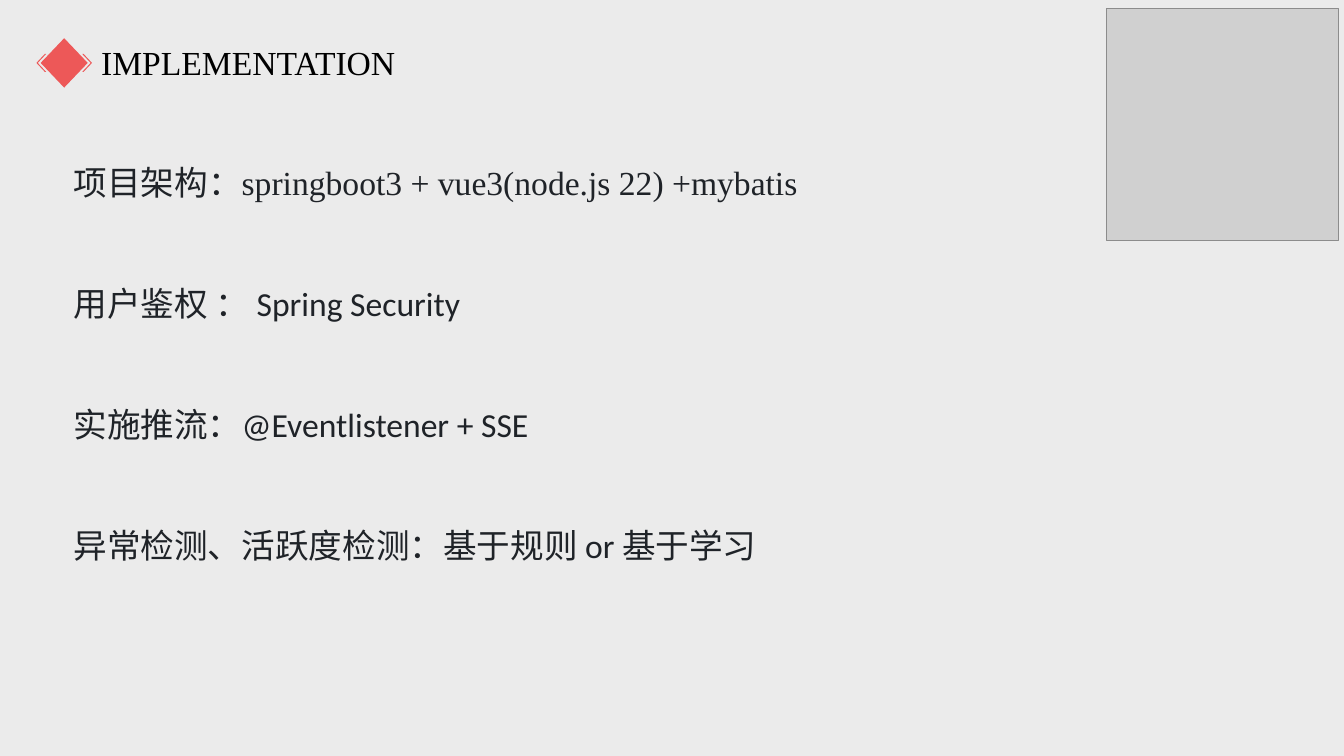
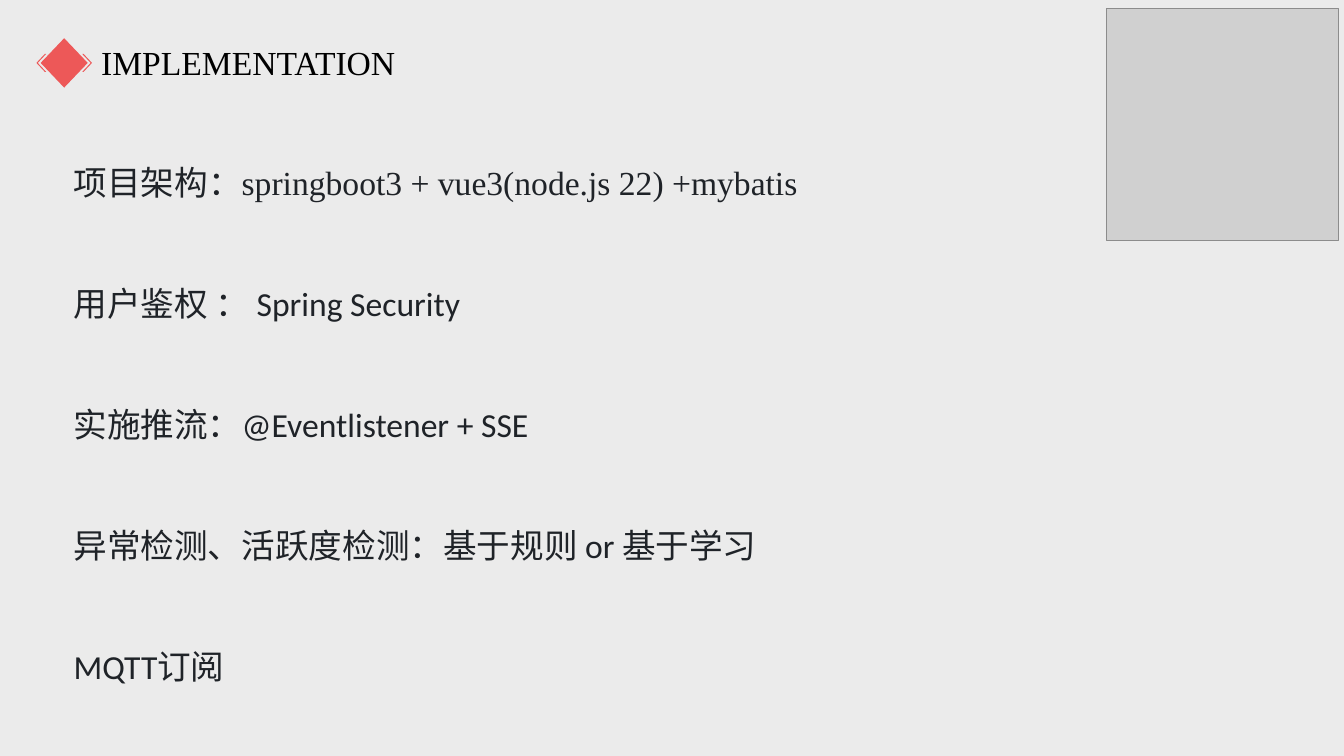
Before and after one commit to Painnb/jiulongpo-slayer, a slide deck: slide 3 of 实训项目中期汇报.pptx. Drawn at 1344x756 pixels with LibreOffice and Linux fonts; fonts in the diff are those of the drawing; grey boxes stand for pictures. Boxes give left, top, right and bottom in pixels: in the first picture for what was removed or moved away, otherwise in the second. Text is boxed around its words. In the diff, an @@ line names an element or a change of style, - is before the commit and + after.

```diff
--- a/实训项目中期汇报.pptx
+++ b/实训项目中期汇报.pptx
@@ text at (74, 651, 225, 684): paragraph added @@
+MQTT订阅
```
Also in this commit, not shown: 5 other slides changed, 2 slides added, 1 other file.
